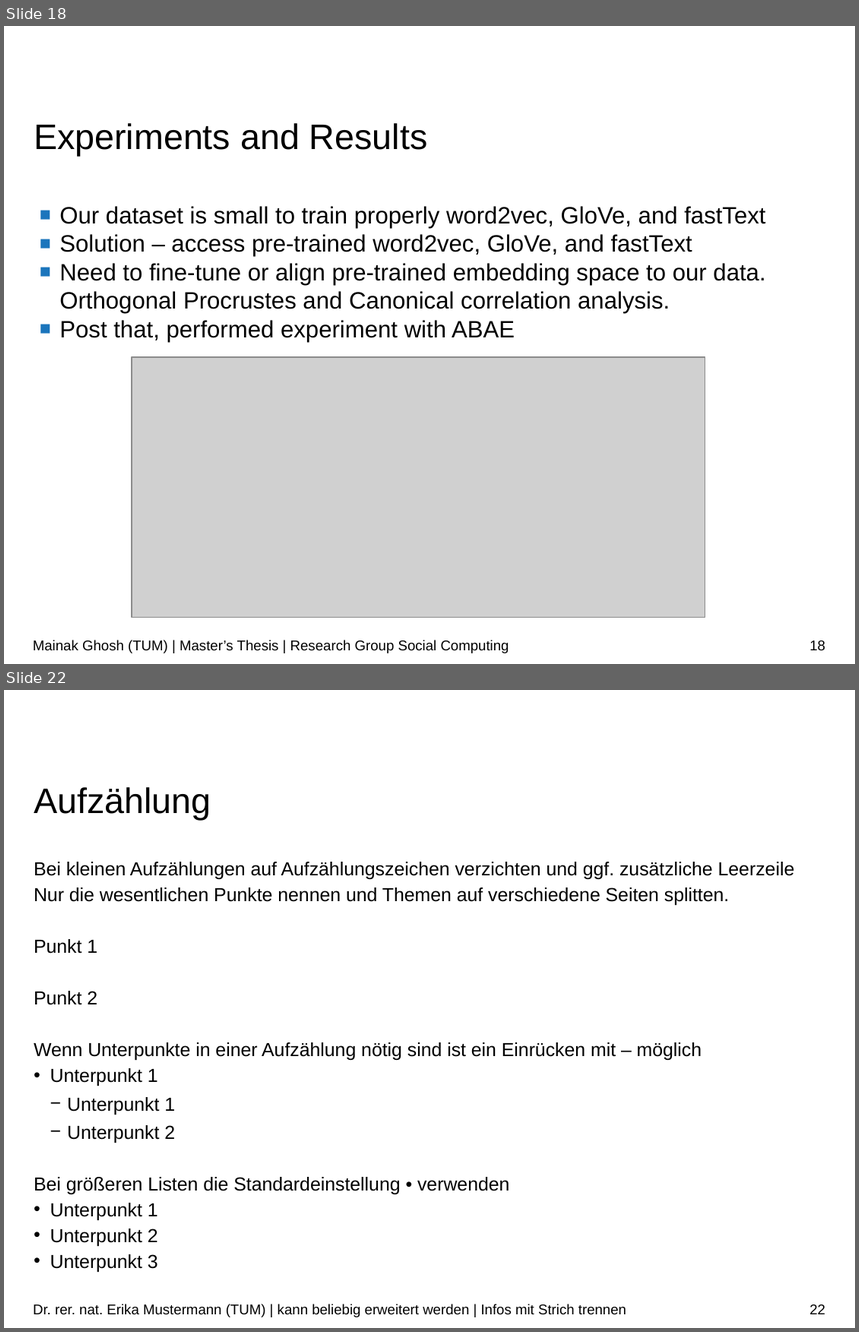
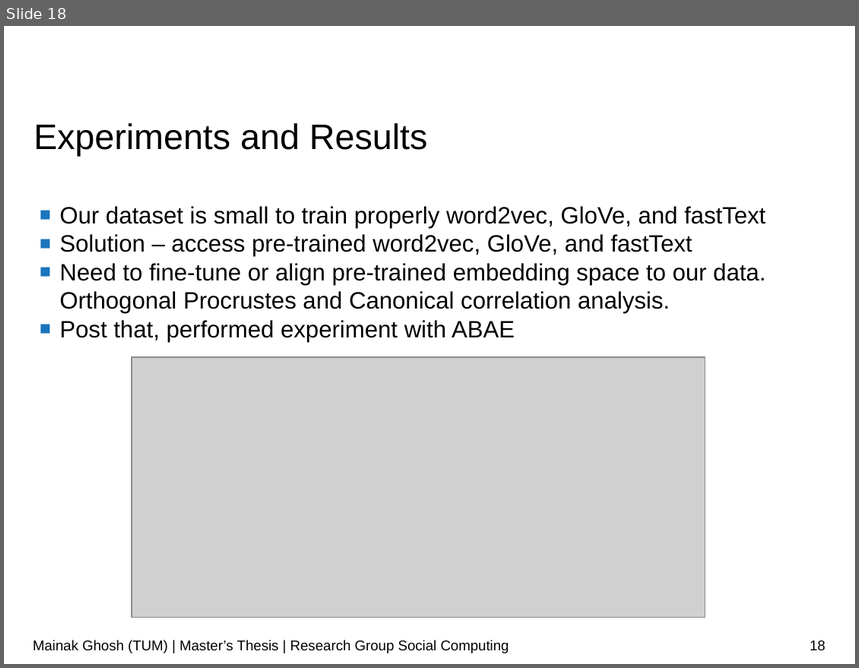
Before and after one commit to ghoshmainak/mainak-master-thesis, a slide deck: report/thesis-ppt.odp. Shown one above the other, each under a label of ours: slides 18 and 22 before the commit, slide 18 after it; the slides between them are not shown. The pictures are 859x1332 and 859x668 pixels, drawn with LibreOffice and Linux fonts; fonts in the diff are those of the drawing; grey boxes stand for pictures; background and template pictures are left out. Boxes give left, top, right and bottom in pixels: in the first picture for what was removed or moved away, otherwise in the second. Text is boxed around its words. In the diff, an @@ line names an element or a change of style, - is before the commit and + after.

```diff
--- a/report/thesis-ppt.odp
+++ b/report/thesis-ppt.odp
@@ slide 22 removed at (x1=4, y1=690, x2=855, y2=1328), background #FFFFFF @@
@@ title removed at (x1=34, y1=787, x2=211, y2=820) @@
-Aufzählung
@@ text removed at (x1=34, y1=862, x2=795, y2=1272) @@
-Bei kleinen Aufzählungen auf Aufzählungszeichen verzichten und ggf. zusätzliche Leerzeile
-Nur die wesentlichen Punkte nennen und Themen auf verschiedene Seiten splitten.
-Punkt 1
-Punkt 2
-Wenn Unterpunkte in einer Aufzählung nötig sind ist ein Einrücken mit – möglich
-  • Unterpunkt 1
-    − Unterpunkt 1
-    − Unterpunkt 2
-Bei größeren Listen die Standardeinstellung • verwenden
-  • Unterpunkt 1
-  • Unterpunkt 2
-  • Unterpunkt 3
@@ text removed at (x1=33, y1=1304, x2=626, y2=1318) @@
-Dr. rer. nat. Erika Mustermann (TUM) | kann beliebig erweitert werden | Infos mit Strich trennen
@@ page number removed at (x1=810, y1=1305, x2=826, y2=1315) @@
-22
```
Also in this commit, not shown: 9 slides added, 15 other slides removed, 1 other file.
